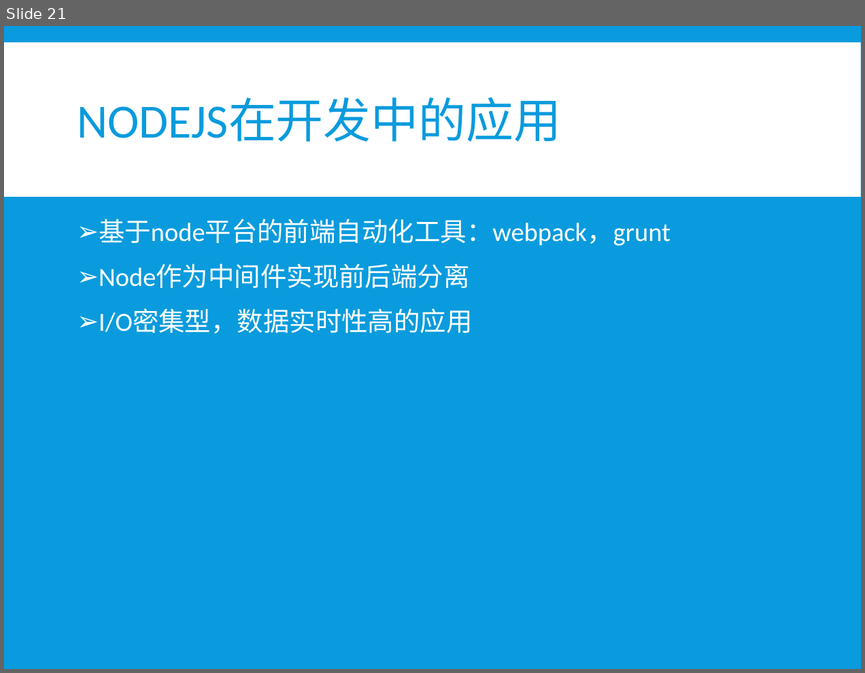
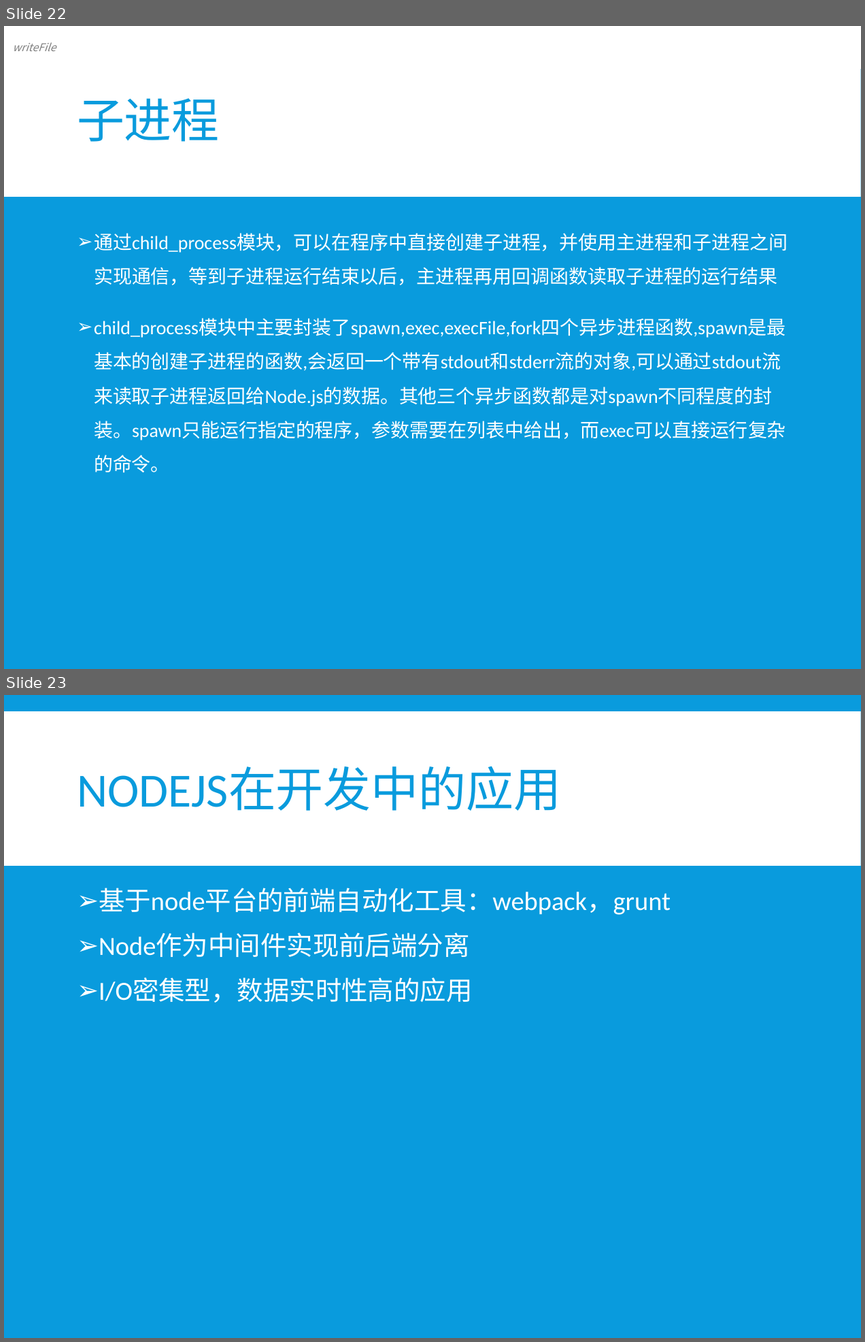
Before and after one commit to xiayu1986/webLearn, a slide deck: mix/技术分享/NODE技术分享.pptx. Shown one above the other, each under a label of ours: slide 21 before the commit, slides 22 and 23 after it. The pictures are 865x673 and 865x1342 pixels, drawn with LibreOffice and Linux fonts; fonts in the diff are those of the drawing. Boxes give left, top, right and bottom in pixels: in the first picture for what was removed or moved away, otherwise in the second. Text is boxed around its words. In the diff, an @@ line names an element or a change of style, - is before the commit and + after.

```diff
--- a/mix/技术分享/NODE技术分享.pptx
+++ b/mix/技术分享/NODE技术分享.pptx
@@ slide 22 added at (4,26,861,669), background #099BDD; not listed: 1 template element that a slide beside it also shows @@
@@ text added at (13,42,56,51), 9 pt, text #808080, italic @@
+writeFile
@@ title added at (77,98,220,142), 40 pt, text #099BDD @@
+子进程
@@ text added at (94,233,787,473), 16 pt, text #FFFFFF @@
+➢ 通过child_process模块，可以在程序中直接创建子进程，并使用主进程和子进程之间实现通信，等到子进程运行结束以后，主进程再用回调函数读取子进程的运行结果
+➢ child_process模块中主要封装了spawn,exec,execFile,fork四个异步进程函数,spawn是最基本的创建子进程的函数,会返回一个带有stdout和stderr流的对象,可以通过stdout流来读取子进程返回给Node.js的数据。其他三个异步函数都是对spawn不同程度的封装。spawn只能运行指定的程序，参数需要在列表中给出，而exec可以直接运行复杂的命令。
@@ what was slide 21 is now slide 23 @@
```
Also in this commit, not shown: 3 slides changed, 2 other slides added, 1 slide removed, 1 other file.
